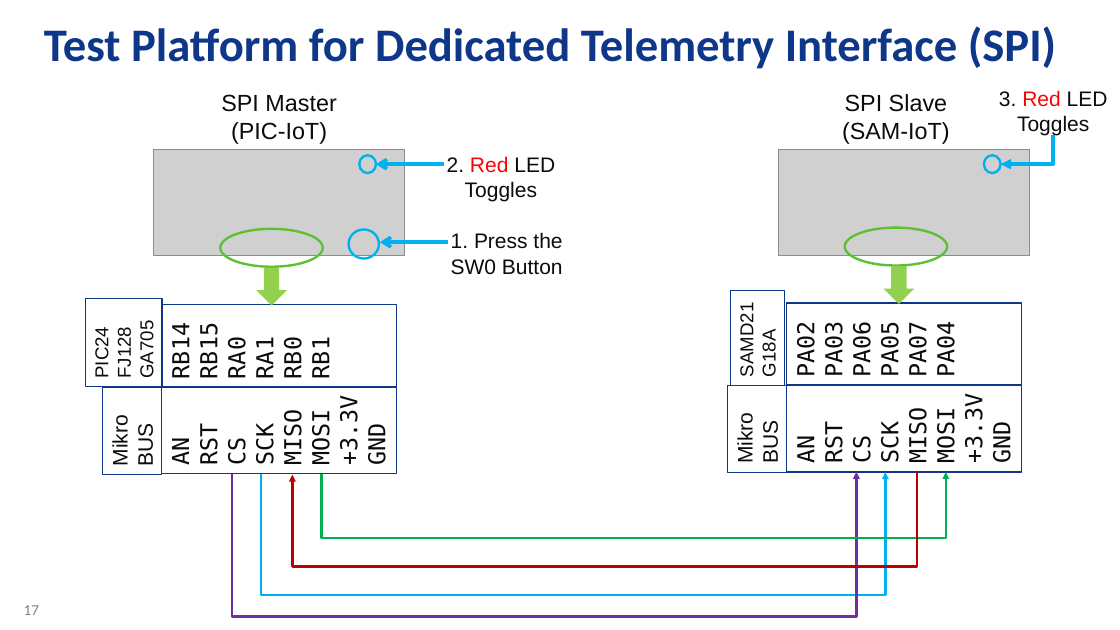
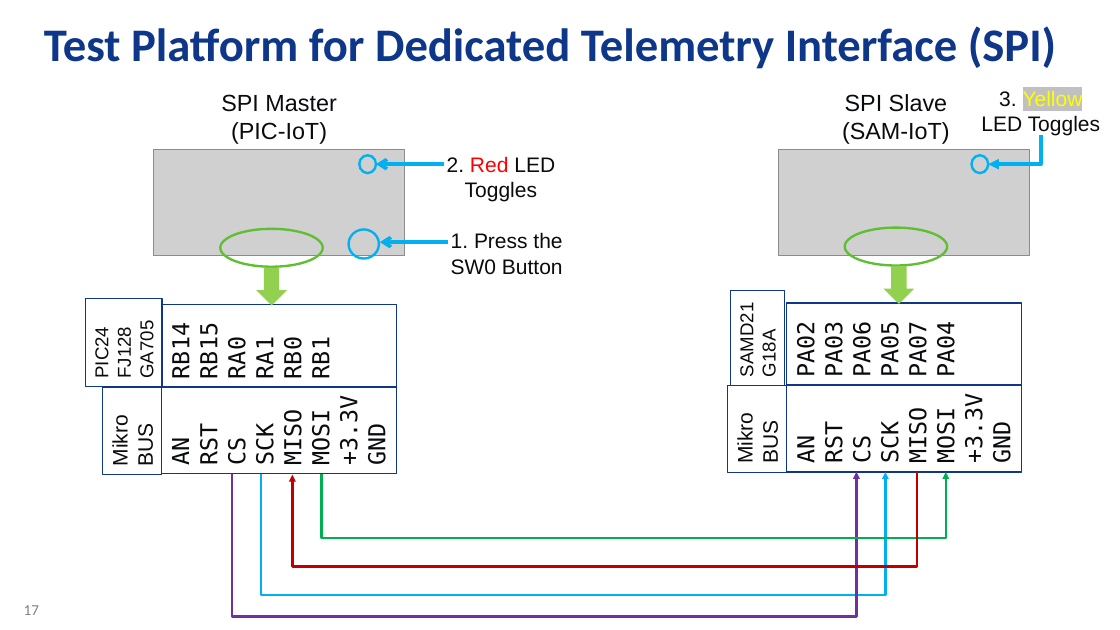
Before and after one commit to danewalton/Microchip-SAM-IoT-Wx, a slide deck: slide 17 of AO-Smith-MSFT-MCHP-r6.pptx. Drawn at 1120x630 pixels with LibreOffice and Linux fonts; fonts in the diff are those of the drawing; grey boxes stand for pictures; background and template pictures are left out. Boxes give left, top, right and bottom in pixels: in the first picture for what was removed or moved away, otherwise in the second. Text is boxed around its words. In the diff, an @@ line names an element or a change of style, - is before the commit and + after.

```diff
--- a/AO-Smith-MSFT-MCHP-r6.pptx
+++ b/AO-Smith-MSFT-MCHP-r6.pptx
@@ text at [981,89,1100,136]: text changed @@
-3. Red LED Toggles
+3. Yellow LED Toggles
@@ elbow arrow moved from (1054, 135) - (1001, 164) to (1041, 135) - (988, 164) @@
@@ ellipse: place and size @@
-ellipse at [984,155,1001,173]
+ellipse at [971,155,988,173]
```
Also in this commit, not shown: 1 other slide changed, 2 slides added, 14 other files.
